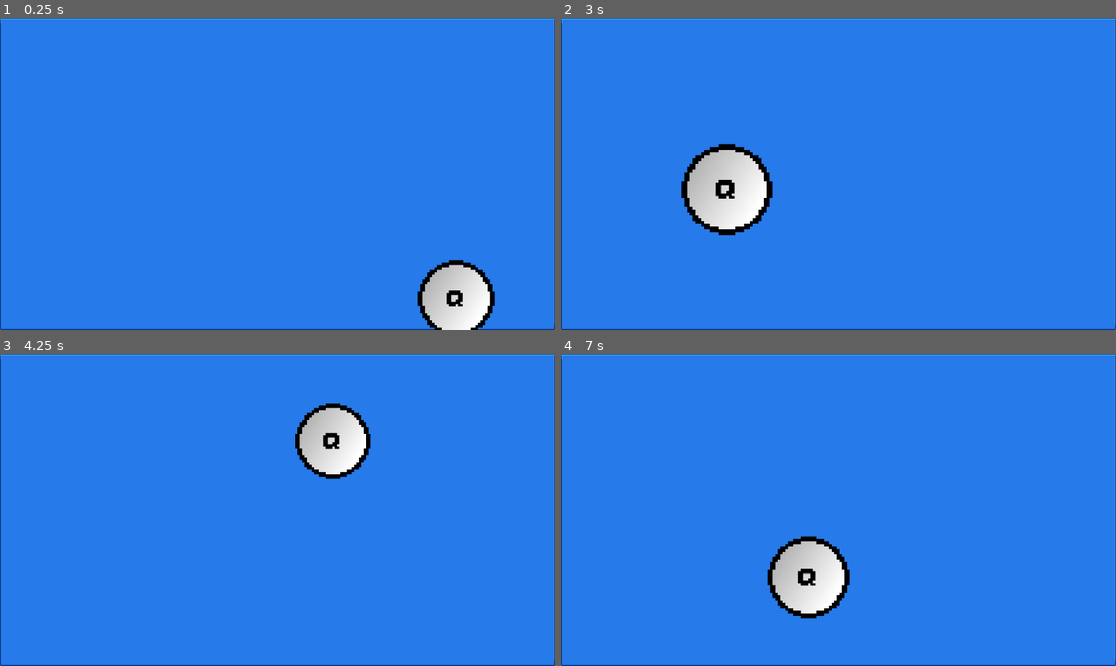
Above: before the commit, frames 1-4 (two rows, left to right).
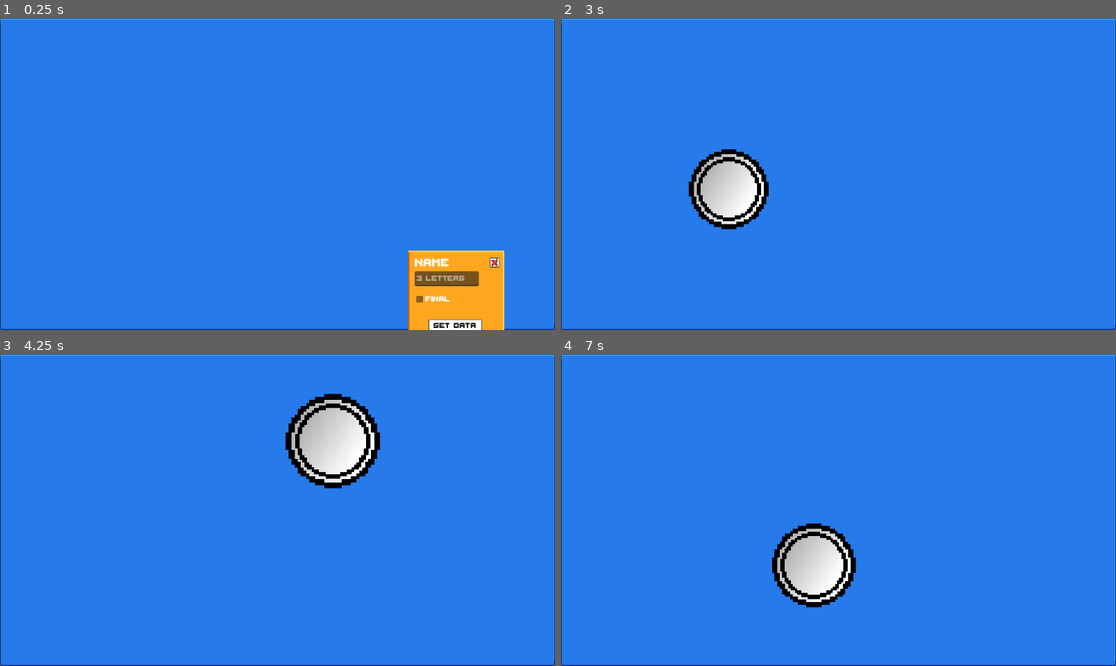
Above: after the commit, the same moments.

Repository: NasheethAhmedA/Theory-Of-Computation
Game: Godot game, scene res://scenes/components/automata_area.tscn
Same seed, same stepped clock (60 frames per second), same inputs: the game is played once before the commit and once after it. The project has no main scene, so this scene is started directly.
Inputs (mouse positions are in pixels of both pictures, inside the frame that each line leads up to):
- Up to frame 1 (0.25 s): no input
- Up to frame 2 (3 s): click (993, 298) at 0.5 s, where only the run after the commit has a clickable "final"; click (1016, 326) at 1.25 s, where only the run after the commit has a clickable "Set data"; tap Enter at 2 s; move the mouse to (1010, 317) at 2.02 s; press the mouse at (1010, 317) at 2.03 s; tap Mouse wheel down (scroll_down) at 2.3, 2.85 s; move the mouse to (727, 189) at 2.77 s; release the mouse at (727, 189) at 2.78 s
- Up to frame 3 (4.25 s): tap Mouse wheel up (scroll_up) at 3.05, 3.6 s; move the mouse to (333, 441) at 3.52 s; press the mouse at (333, 441) at 3.53 s
- Up to frame 4 (7 s): move the mouse to (810, 572) at 4.27 s; release the mouse at (810, 572) at 4.28 s; click (810, 572) at 4.35 s; tap Mouse wheel down (scroll_down) at 4.55, 6.6 s; move the mouse to (1005, 556) at 5.02 s; tap Middle mouse button (MIDclick) at 5.1 s; tap Mouse wheel up (scroll_up) at 5.3 s; move the mouse to (672, 463) at 5.77 s; right-click (672, 463) at 5.85 s; click (672, 463) at 6.05 s; tap Space at 6.5 s; move the mouse to (866, 510) at 6.52 s

The runs differ from the first frame. In frame 1, 4.4% of the frame differs, in the area x 73-91%, y 74-100%; in frame 2, 2.1%; in frame 3, 1.6%; in frame 4, 2.2%.

Commit message:
new state v0
still buggy

Diff:
--- a/project.godot
+++ b/project.godot
@@ -50,6 +50,11 @@
 "events": [Object(InputEventMouseButton,"resource_local_to_scene":false,"resource_name":"","device":-1,"window_id":0,"a …(259 unchanged characters)…
 ]
 }
+new_state={
+"deadzone": 0.5,
+"events": [Object(InputEventMouseButton,"resource_local_to_scene":false,"resource_name":"","device":-1,"window_id":0,"alt_pressed":true,"shift_pressed":false,"ctrl_pressed":false,"meta_pressed":false,"button_mask":2,"position":Vector2(239, 15),"global_position":Vector2(243, 56),"factor":1.0,"button_index":2,"canceled":false,"pressed":true,"double_click":false,"script":null)
+]
+}
 
 [layer_names]
 
--- a/scenes/components/State.tscn
+++ b/scenes/components/State.tscn
@@ -14,11 +14,11 @@
 [node name="State" type="Node2D"]
 script = ExtResource("1_vqttk")
 
-[node name="Area2D" type="Area2D" parent="."]
+[node name="Collider" type="Area2D" parent="."]
 collision_layer = 2
 collision_mask = 2
 
-[node name="CollisionShape2D" type="CollisionShape2D" parent="Area2D"]
+[node name="CollisionShape2D" type="CollisionShape2D" parent="Collider"]
 shape = SubResource("CircleShape2D_cmk2m")
 
 [node name="final_state_bg" type="Sprite2D" parent="."]
@@ -46,8 +46,8 @@
 label_settings = SubResource("LabelSettings_b6e3j")
 
 [node name="State_Form" parent="." instance=ExtResource("3_k1dcx")]
-visible = false
 
-[connection signal="mouse_entered" from="Area2D" to="." method="_on_area_2d_mouse_entered"]
-[connection signal="mouse_exited" from="Area2D" to="." method="_on_area_2d_mouse_exited"]
+[connection signal="area_shape_entered" from="Collider" to="." method="_on_collider_area_shape_entered"]
+[connection signal="mouse_entered" from="Collider" to="." method="_on_area_2d_mouse_entered"]
+[connection signal="mouse_exited" from="Collider" to="." method="_on_area_2d_mouse_exited"]
 [connection signal="on_data_change" from="State_Form" to="." method="_on_state_form_on_data_change"]
--- a/scenes/components/automata_area.tscn
+++ b/scenes/components/automata_area.tscn
@@ -5,6 +5,7 @@
 
 [node name="AutomataArea" type="Node2D"]
 script = ExtResource("1_3v33r")
+State_Scene = ExtResource("1_m5qa0")
 
 [node name="BG" type="ParallaxBackground" parent="."]
 layer = -1
--- a/scripts/components/State.gd
+++ b/scripts/components/State.gd
@@ -15,6 +15,8 @@
 
 var Selected: bool = false
 var dragged: bool = false
+var colliding: bool = false
+@onready var prev_pos: = global_position
 
 func _input(event):
 	if Selected:
@@ -27,6 +29,7 @@
 		if event.is_action_pressed("Lclick"):
 			dragged = true
 		if event.is_action_released("Lclick"):
+			prev_pos = global_position
 			dragged = false
 
 
@@ -34,15 +37,18 @@
 func _ready():
 	set_state_data()
 
-
 # Called every frame. 'delta' is the elapsed time since the previous frame.
 func _process(_delta):
-	if dragged:
+	if dragged and not colliding:
 		global_position = lerp(global_position, get_global_mouse_position() , 25*_delta)
+	elif colliding:
+		global_position = prev_pos
+		colliding = false
 
 func set_state_data():
-	label.text = State_Name.substr(0, 3)
-	final_state_bg.visible = Final
+	if label and final_state_bg:
+		label.text = State_Name.substr(0, 3)
+		final_state_bg.visible = Final
 
 func _on_area_2d_mouse_entered():
 	Selected = true
@@ -56,3 +62,12 @@
 	State_Name = New_Name
 	Final = New_Final
 	set_state_data()
+
+
+
+func _on_collider_area_shape_entered(area_rid, area, area_shape_index, local_shape_index):
+	if area.global_position == global_position:
+		global_position = Vector2(0, 0)
+		print("move it")
+	else:
+		colliding = true
--- a/scripts/components/automata_area.gd
+++ b/scripts/components/automata_area.gd
@@ -1,4 +1,6 @@
 extends Node2D
+
+@export var State_Scene: PackedScene
 
 @onready var cam = $Cam
 @onready var panel = $BG/Panel
@@ -7,6 +9,12 @@
 var DragStartMousePos := Vector2.ZERO
 var DragStartCamPos := Vector2.ZERO
 var dragging := false
+
+func _input(event):
+	if event.is_action_pressed("new_state"):
+		var new_state = State_Scene.instantiate()
+		new_state.global_position = get_global_mouse_position()
+		add_child(new_state)
 
 # Called when the node enters the scene tree for the first time.
 func _ready():
@@ -21,9 +29,9 @@
 
 
 func zoom(delta):
+	if Input.is_action_just_pressed("scroll_up"):
+		zoomTarget *= 1.1
 	if Input.is_action_just_pressed("scroll_down"):
-		zoomTarget *= 1.1
-	if Input.is_action_just_pressed("scroll_up"):
 		zoomTarget *= 0.9
 
 	cam.zoom = cam.zoom.slerp(zoomTarget, 10*delta)
